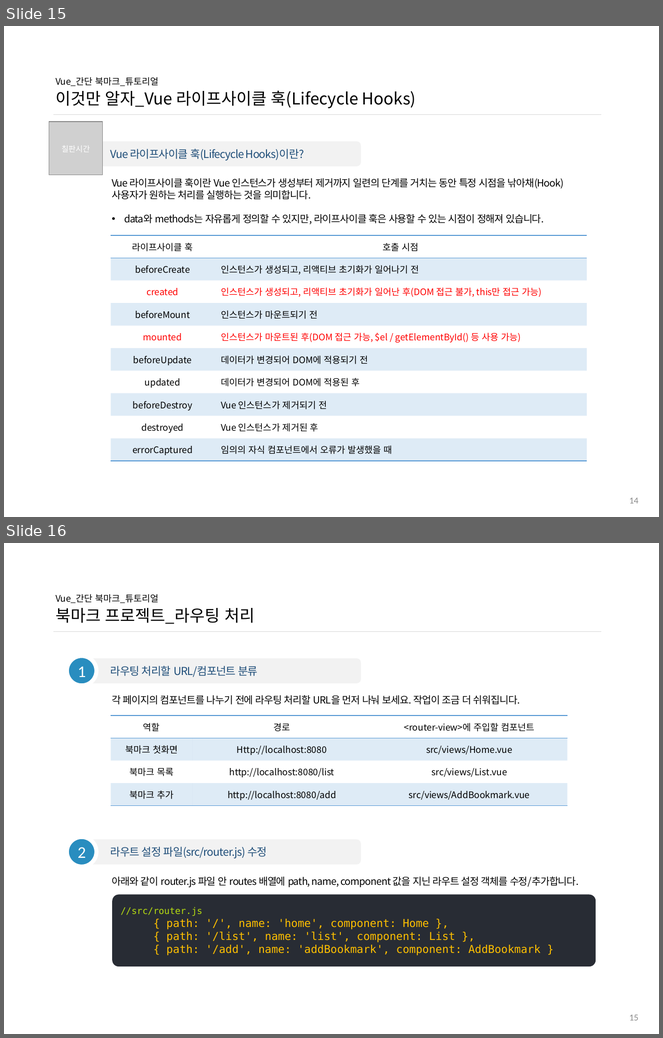
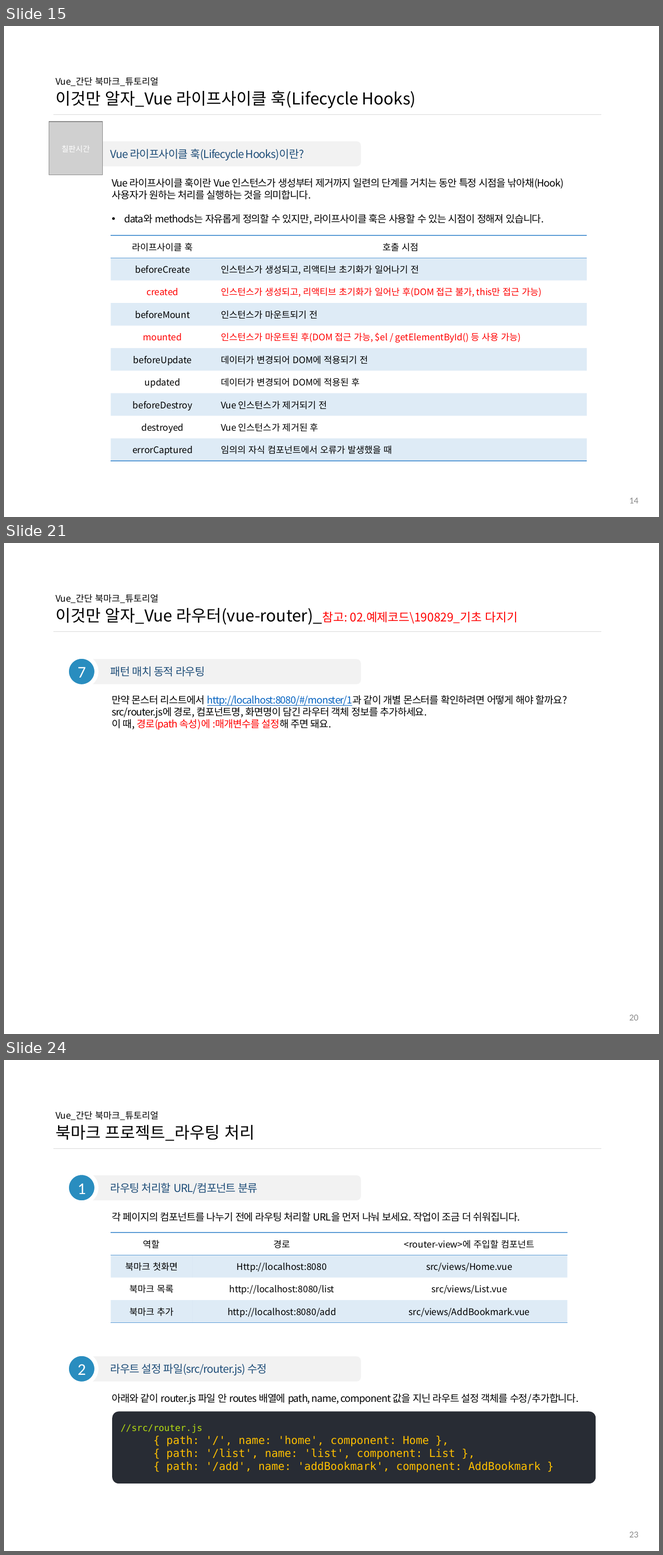
Before and after one commit to ddowon/vueStudy, a slide deck: 01.참고자료/190827_간단 북마크 만들기.pptx. Shown one above the other, each under a label of ours: slides 15 and 16 before the commit, slides 15, 21 and 24 after it; the slides between them are not shown. The pictures are 663x1038 and 663x1555 pixels, drawn with LibreOffice and Linux fonts; fonts in the diff are those of the drawing; grey boxes stand for pictures; background and template pictures are left out. Boxes give left, top, right and bottom in pixels: in the first picture for what was removed or moved away, otherwise in the second. Text is boxed around its words. In the diff, an @@ line names an element or a change of style, - is before the commit and + after.

Commit message:
8월 29일 스터디 자료 추가

```diff
--- a/01.참고자료/190827_간단 북마크 만들기.pptx
+++ b/01.참고자료/190827_간단 북마크 만들기.pptx
@@ slide 21 added at [4,543,659,1034], background #FFFFFF @@
@@ title added at [55,594,518,625], 18 pt, text #000000 @@
+Vue_간단 북마크_튜토리얼
+이것만 알자_Vue 라우터(vue-router)_참고: 02.예제코드\190829_기초 다지기
@@ line added from (53, 631) to (601, 631), #D9D9D9 0.5 pt @@
@@ ellipse added at [67,657,97,687], fill #298DBF, outline #FFFFFF 4.5 pt, 18 pt, text #FFFFFF @@
+7
@@ rounded rectangle added at [83,659,361,684], fill #F2F2F2, 12 pt, text #1F4E79 @@
+패턴 매치 동적 라우팅
@@ text added at [112,695,568,730], 11 pt, text #000000 @@
+만약 몬스터 리스트에서 http://localhost:8080/#/monster/1과 같이 개별 몬스터를 확인하려면 어떻게 해야 할까요?
+src/router.js에 경로, 컴포넌트명, 화면명이 담긴 라우터 객체 정보를 추가하세요.
+이 때, 경로(path 속성)에 :매개변수를 설정해 주면 돼요.
@@ page number added at [630,1015,639,1021], 10 pt, text #8C8C8C @@
+20
@@ what was slide 16 is now slide 24 @@
@@ page number at [630,1532,639,1538]: text changed @@
-15
+23
```
Also in this commit, not shown: 1 slide changed, 7 other slides added, 23 other files.
